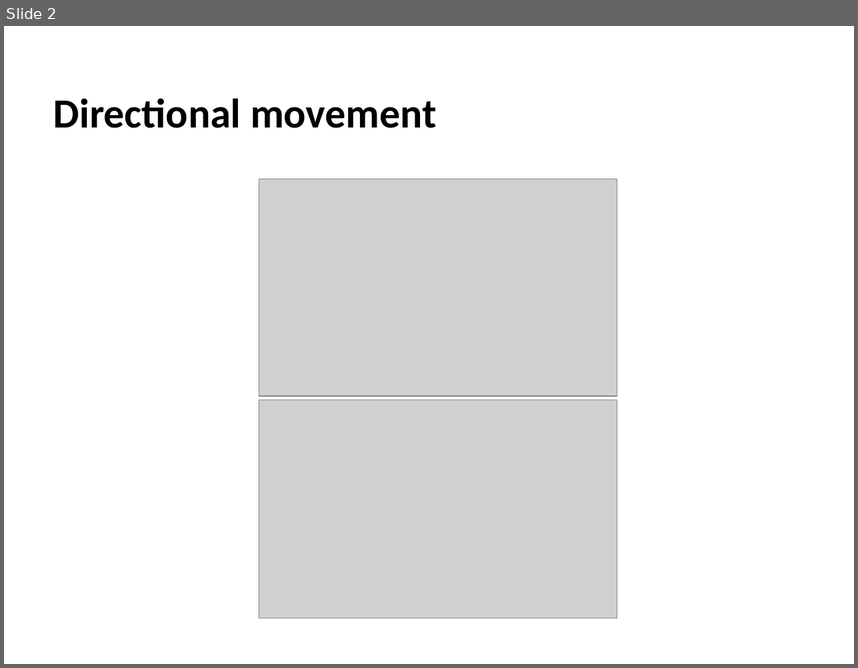
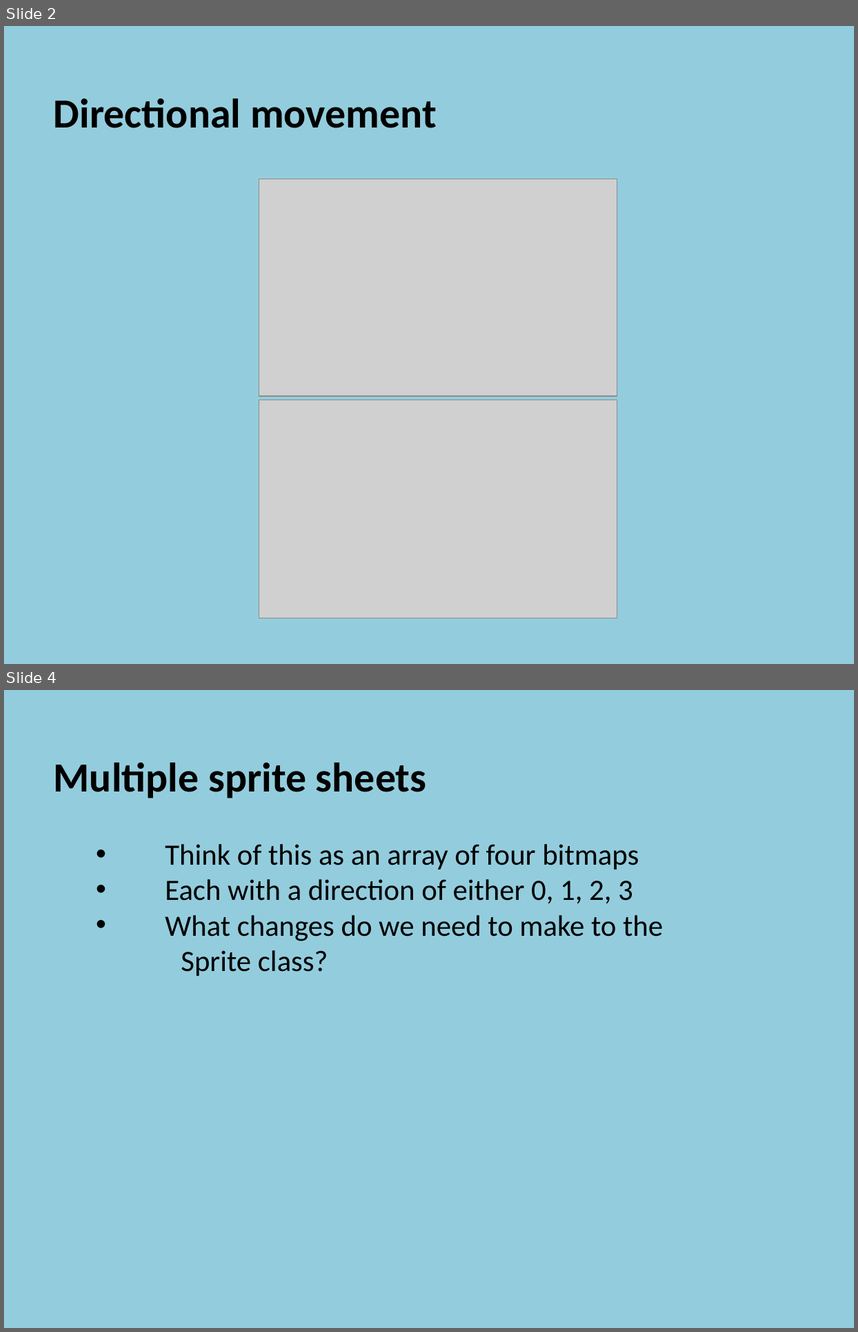
Before and after one commit to szetko/course-materials, a slide deck: Programming 4/05.1 Directional Sprites/05.1 Directional Sprites.pptx. Shown one above the other, each under a label of ours: slide 2 before the commit, slides 2 and 4 after it; the slides between them are not shown. The pictures are 858x668 and 858x1332 pixels, drawn with LibreOffice and Linux fonts; fonts in the diff are those of the drawing; grey boxes stand for pictures. Boxes give left, top, right and bottom in pixels: in the first picture for what was removed or moved away, otherwise in the second. Text is boxed around its words. In the diff, an @@ line names an element or a change of style, - is before the commit and + after.

Commit message:
Update 05.1 Directional Sprites PP

```diff
--- a/Programming 4/05.1 Directional Sprites/05.1 Directional Sprites.pptx
+++ b/Programming 4/05.1 Directional Sprites/05.1 Directional Sprites.pptx
@@ slide 4 added at box(4, 690, 854, 1328), background #93CDDD @@
@@ text added at box(54, 762, 663, 976), 25 pt, text #000000 @@
+  Multiple sprite sheets
+    • Think of this as an array of four bitmaps
+    • Each with a direction of either 0, 1, 2, 3
+    • What changes do we need to make to the
+    Sprite class?
@@ slide 2 changed as well @@
@@ background #FFFFFF to #93CDDD @@
```
Also in this commit, not shown: 1 other slide changed, 14 other slides added, 1 slide removed.
